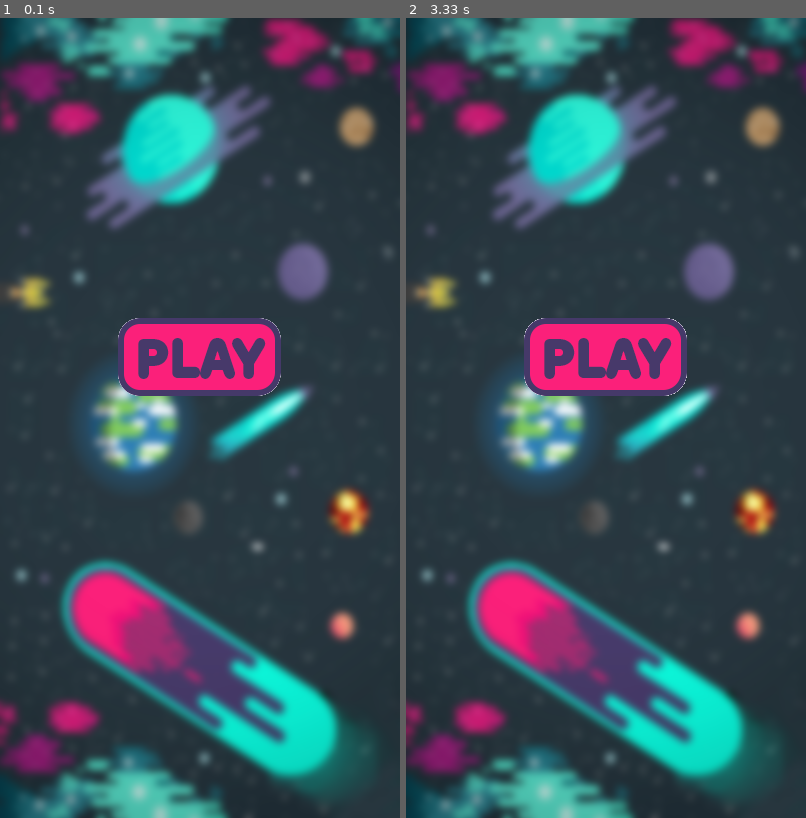
Above: before the commit, frames 1-2 (left to right).
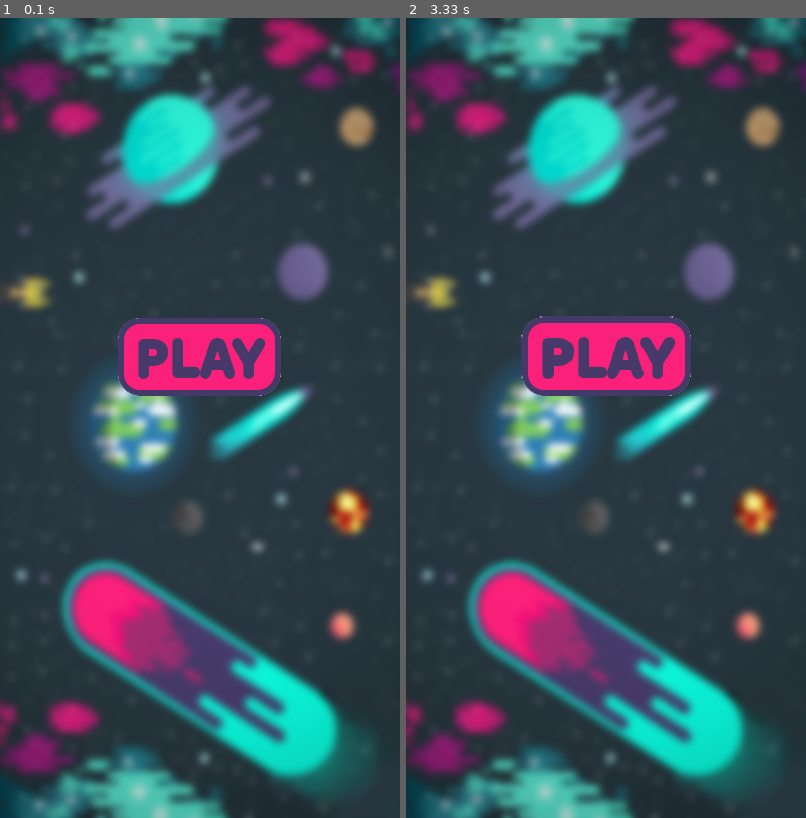
Above: after the commit, the same moments.

Repository: Protocs/pygame-for-kids
Game: pygame game, started from main.py
The game is run twice, just before and just after one commit, with the same random seed, the same clock (stepped at 60 frames per second) and the same inputs.
Inputs (mouse positions are in pixels of both pictures, inside the frame that each line leads up to):
- Up to frame 1 (0.1 s): no input
- Up to frame 2 (3.33 s): press the mouse at (606, 354) at 0.37 s; move the mouse to (542, 330) at 0.47 s; release the mouse at (482, 298) at 0.6 s; click (686, 354) at 3.22 s

The runs differ from the first frame. In frame 1, less than 0.1% of the frame differs, in the area x 29-71%, y 37-48%; in frame 2, 0.8%, in the area x 28-72%, y 37-48%.

Commit message:
Анимация и обработка нажатия кнопки Play

Diff:
--- a/pygameforkids/start_screen.py
+++ b/pygameforkids/start_screen.py
@@ -1,12 +1,17 @@
 import pygame
 from .other import load_image, terminate, SIZE
+
 
 class StartScreen:
     def __init__(self, surface):
         self.surface = surface
         self.background = load_image("start_background.png")
-        self.play_button = load_image("play.png")
         self.start = False
+
+        play = load_image("play.png")
+        self.play_images = [(play, (118, 300)),
+                            (pygame.transform.scale(play, (170, 80)), (115, 298))]
+        self.play = self.play_images[0]
 
     def run(self):
         while True:
@@ -18,10 +23,18 @@
             if event.type == pygame.QUIT:
                 terminate()
 
-            elif event.type == pygame.MOUSEBUTTONDOWN:
-                pass
+    def update(self):
+        self.mouse_handler()
+        self.surface.blit(self.background, (0, 0))
+        self.surface.blit(self.play[0], self.play[1])
+        pygame.display.flip()
 
-    def update(self):
-        self.surface.blit(self.background, (0, 0))
-        self.background.blit(self.play_button, ((SIZE[0] - self.play_button.get_width()) / 2, 300))
-        pygame.display.flip()
+    def mouse_handler(self):
+        pos = pygame.mouse.get_pos()
+        mouse_pressed = pygame.mouse.get_pressed()[0]
+        if pygame.Rect(*self.play[1], *self.play[0].get_rect().size).collidepoint(*pos):
+            self.play = self.play_images[1]
+            if mouse_pressed:
+                print(1)
+        else:
+            self.play = self.play_images[0]
